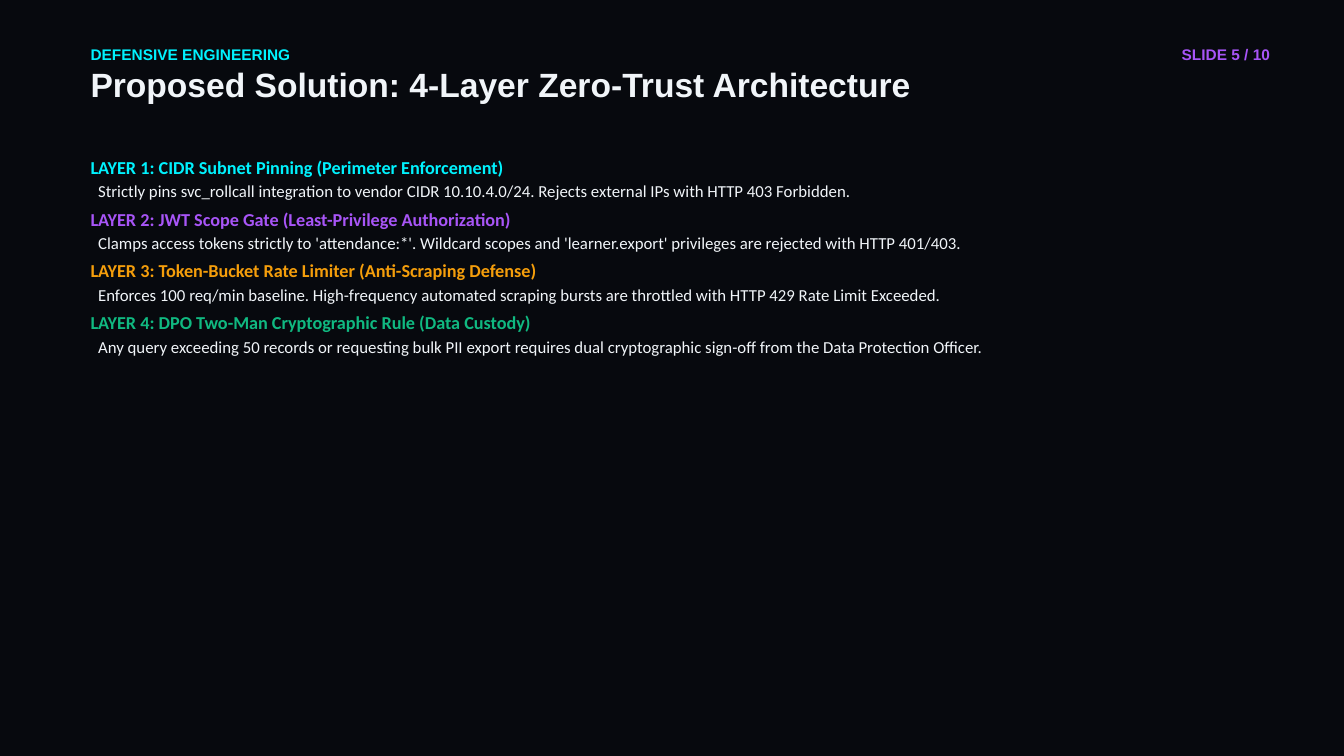
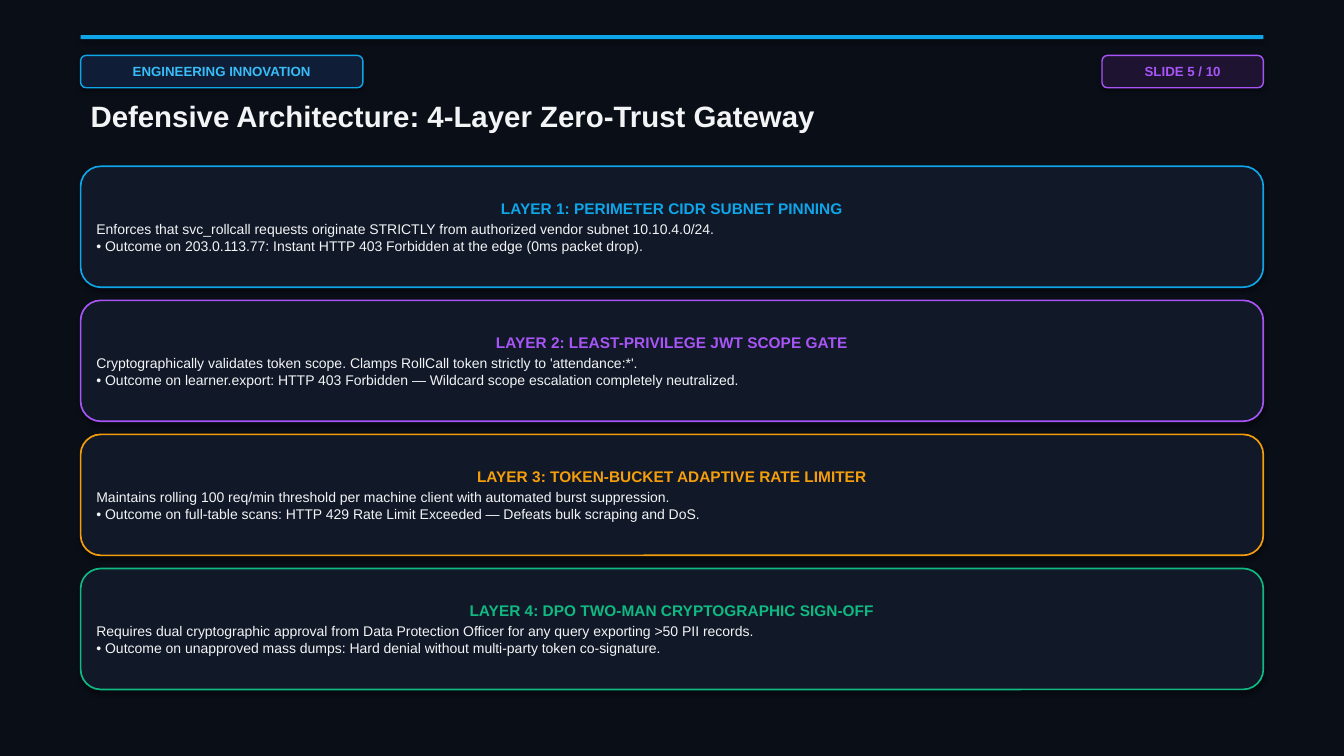
Before and after one commit to Heman-123/Northstar-Sentinel, a slide deck: slide 5 of CRIMEATHON_26_PRESENTATION_DECK.pptx. Drawn at 1344x756 pixels with LibreOffice and Linux fonts; fonts in the diff are those of the drawing. Boxes give left, top, right and bottom in pixels: in the first picture for what was removed or moved away, otherwise in the second. Text is boxed around its words. In the diff, an @@ line names an element or a change of style, - is before the commit and + after.

Commit message:
refactor: executive designer-grade 10-slide PPTX with cards, tables, and visual layout

```diff
--- a/CRIMEATHON_26_PRESENTATION_DECK.pptx
+++ b/CRIMEATHON_26_PRESENTATION_DECK.pptx
@@ background #07090E to #0A0E17 @@
@@ rectangle added at [81, 35, 1263, 39], fill #0EA5E9 @@
@@ rounded rectangle added at [81, 55, 363, 88], fill #0F1E36, outline #0EA5E9 1 pt, 9.5 pt, text #38BDF8, bold @@
+ENGINEERING INNOVATION
@@ rounded rectangle "SLIDE 5 / 10": place and size @@
-rounded rectangle "SLIDE 5 / 10" at [1182, 49, 1270, 60]
+rounded rectangle "SLIDE 5 / 10" at [1102, 55, 1263, 88]
@@ rounded rectangle "SLIDE 5 / 10" at [1102, 55, 1263, 88]: size 11 to 9.5 pt; alignment right to centre; vertical alignment top to middle; fill none to #1E1432; outline none to #A855F7 1 pt; shadow on @@
@@ text at [91, 105, 815, 132]: text changed; size 24 to 21 pt; text colour #F1F5F9 to #F3F4F6 @@
-DEFENSIVE ENGINEERING
-Proposed Solution: 4-Layer Zero-Trust Architecture
+Defensive Architecture: 4-Layer Zero-Trust Gateway
@@ rounded rectangle added at [81, 166, 1263, 287], fill #111827, outline #0EA5E9 1.2 pt, 10 pt, text #F3F4F6 @@
+LAYER 1: PERIMETER CIDR SUBNET PINNING
+Enforces that svc_rollcall requests originate STRICTLY from authorized vendor subnet 10.10.4.0/24.
+• Outcome on 203.0.113.77: Instant HTTP 403 Forbidden at the edge (0ms packet drop).
@@ text removed at [91, 160, 981, 356] @@
-LAYER 1: CIDR Subnet Pinning (Perimeter Enforcement)
-Strictly pins svc_rollcall integration to vendor CIDR 10.10.4.0/24. Rejects external IPs with HTTP 403 Forbidden.
-LAYER 2: JWT Scope Gate (Least-Privilege Authorization)
-Clamps access tokens strictly to 'attendance:*'. Wildcard scopes and 'learner.export' privileges are rejected with HTTP 401/403.
-LAYER 3: Token-Bucket Rate Limiter (Anti-Scraping Defense)
-Enforces 100 req/min baseline. High-frequency automated scraping bursts are throttled with HTTP 429 Rate Limit Exceeded.
-LAYER 4: DPO Two-Man Cryptographic Rule (Data Custody)
-Any query exceeding 50 records or requesting bulk PII export requires dual cryptographic sign-off from the Data Protection Officer.
@@ rounded rectangle added at [81, 300, 1263, 421], fill #111827, outline #A855F7 1.2 pt, 10 pt, text #F3F4F6 @@
+LAYER 2: LEAST-PRIVILEGE JWT SCOPE GATE
+Cryptographically validates token scope. Clamps RollCall token strictly to 'attendance:*'.
+• Outcome on learner.export: HTTP 403 Forbidden — Wildcard scope escalation completely neutralized.
@@ rounded rectangle added at [81, 435, 1263, 556], fill #111827, outline #F59E0B 1.2 pt, 10 pt, text #F3F4F6 @@
+LAYER 3: TOKEN-BUCKET ADAPTIVE RATE LIMITER
+Maintains rolling 100 req/min threshold per machine client with automated burst suppression.
+• Outcome on full-table scans: HTTP 429 Rate Limit Exceeded — Defeats bulk scraping and DoS.
@@ rounded rectangle added at [81, 569, 1263, 690], fill #111827, outline #10B981 1.2 pt, 10 pt, text #F3F4F6 @@
+LAYER 4: DPO TWO-MAN CRYPTOGRAPHIC SIGN-OFF
+Requires dual cryptographic approval from Data Protection Officer for any query exporting >50 PII records.
+• Outcome on unapproved mass dumps: Hard denial without multi-party token co-signature.
```
Also in this commit, not shown: 7 other slides changed, 2 slides added, 2 slides removed, 2 other files.
